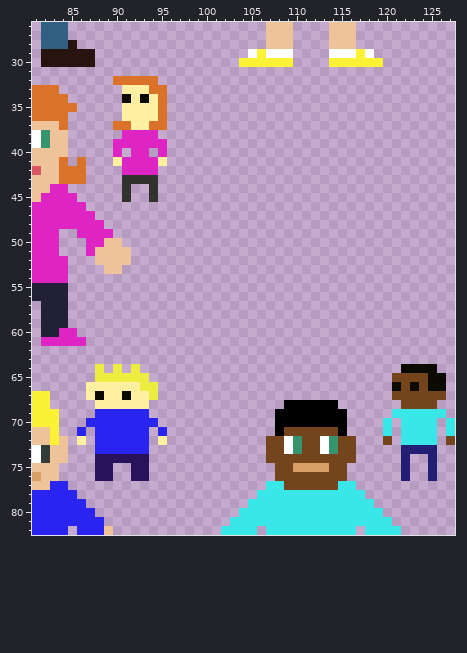
Two states of a pixel-art file, assets/img/CharacterSheet.aseprite. Above is the file before it was changed.
128x96 pixels, 1 frame. Colours within 5 levels of each other are drawn and written as one. Shown: x 81..127, y 26..82. The old version is drawn lined up with the new one. The commit also changed other parts of the picture, which this record leaves out.
The result:
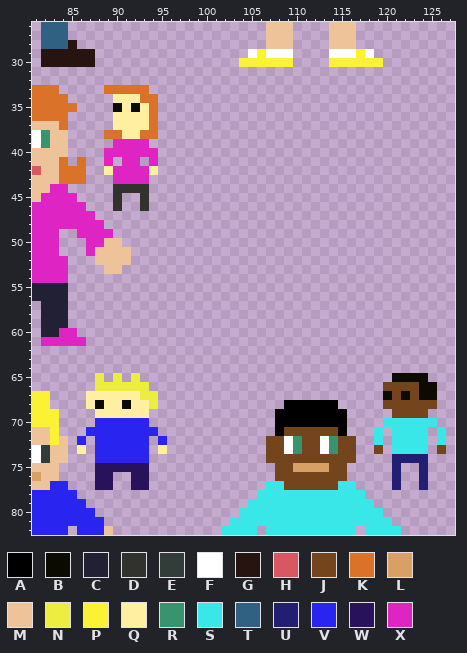
Palette (. is transparent): A #000000  B #0b0b02  C #222034  D #31312e  E #323c39  F #ffffff  G #27130f  H #d95763  J #74441d  K #db7229  L #d9a066  M #eec39a  N #ecec41  P #fbf236  Q #ffefa1  R #37946e  S #39e7e8  T #306082  U #211e74  V #2924ef  W #27125b  X #de24c2
The exact change:
drawings rearranged on the sheet (the old picture shows each at its new place; 1 dropped ones are not shown)
y 32: x 90..94 KKKKK -> .....
y 33: x 89..95 ..QQQKK -> KKKKK..
y 34: x 90..91 .B -> QQ; x 93..95 BQK -> KK.
y 35: x 90 . -> B; x 92 Q -> B; x 94..95 QK -> K.
y 36: x 90 . -> Q; x 94..95 QK -> K.
y 37: x 90..91 KK -> QQ; x 95 K -> .
y 38: x 89..94 ..XXXX -> KKQQKK
y 39: x 94..95 XX -> ..
y 40: x 89 . -> X; x 91 . -> X; x 94..95 .X -> X.
y 41: x 89..90 .Q -> X.; x 93 X -> .; x 95 Q -> .
y 42: x 89..90 .. -> QX; x 94 X -> Q
y 43: x 90..94 .DDDD -> XXXX.
y 44: x 90 . -> D; x 92..94 ..D -> DD.
y 45: x 90..91 .D -> D.; x 93..94 .D -> D.
y 46: x 90 . -> D; x 93 . -> D
y 64: x 88 N -> .; x 90 N -> .; x 92 N -> .; x 122..125 BBBB -> ....
y 65: x 89 N -> .; x 91 N -> .; x 93 N -> .; x 121..126 JJJJBB -> BBBB..
y 66: x 87..92 QQQQQQ -> .NNNNN; x 94 N -> .; x 120..121 .B -> JJ; x 123..124 BJ -> JB; x 126 B -> .
y 67: x 88 B -> Q; x 91 B -> Q; x 93 Q -> N; x 120 . -> B; x 122 J -> B; x 124..126 JJJ -> BB.
y 68: x 87..88 .Q -> QB; x 91 Q -> B; x 94 . -> N; x 120..121 .. -> JJ
y 69: x 88..93 VVVVVV -> QQQQQQ; x 121..126 SSSSSS -> JJJJ..
y 70: x 87 V -> .; x 94 V -> .; x 121 . -> S; x 127 S -> .
y 71: x 86..87 V. -> .V; x 94..95 .V -> V.; x 119..121 .S. -> S.S; x 125..127 S.S -> .S.
y 72: x 86 Q -> V; x 95 Q -> V; x 119..121 .J. -> S.S; x 125..127 S.J -> .S.
y 73: x 86 . -> Q; x 95 . -> Q; x 119 . -> J; x 121..126 .UUUU. -> SSSS.J
y 74: x 88..93 WWWWWW -> VVVVVV; x 121 . -> U; x 123..125 ..U -> UU.
y 75: x 90..91 .. -> WW; x 121..122 .U -> U.; x 124..125 .U -> U.
y 76: x 121..122 .U -> U.; x 124..125 .U -> U.
y 77: x 88..89 .. -> WW; x 92..93 .. -> WW; x 121 . -> U; x 124 . -> U
Changed places in both pictures, as pixel boxes (x1, y1, x2, y2):
changed: (104, 76, 167, 211)
changed: (77, 364, 167, 490)
changed: (374, 364, 455, 490)
